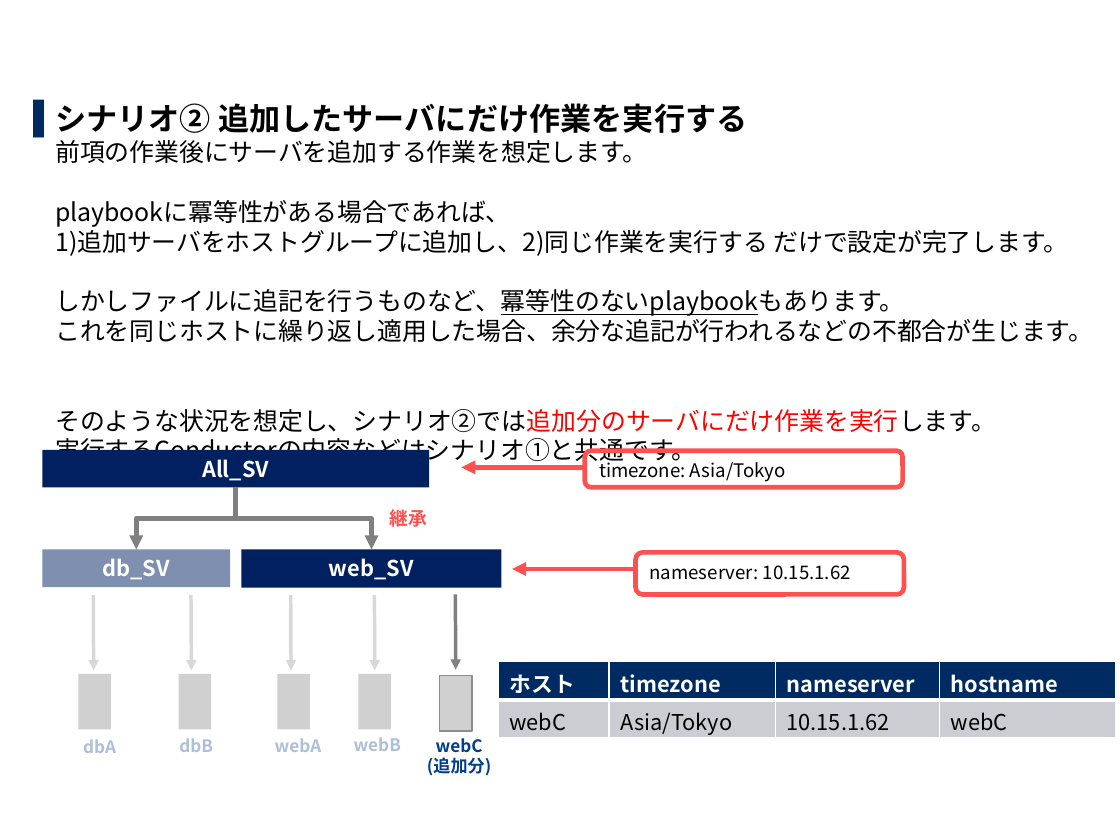
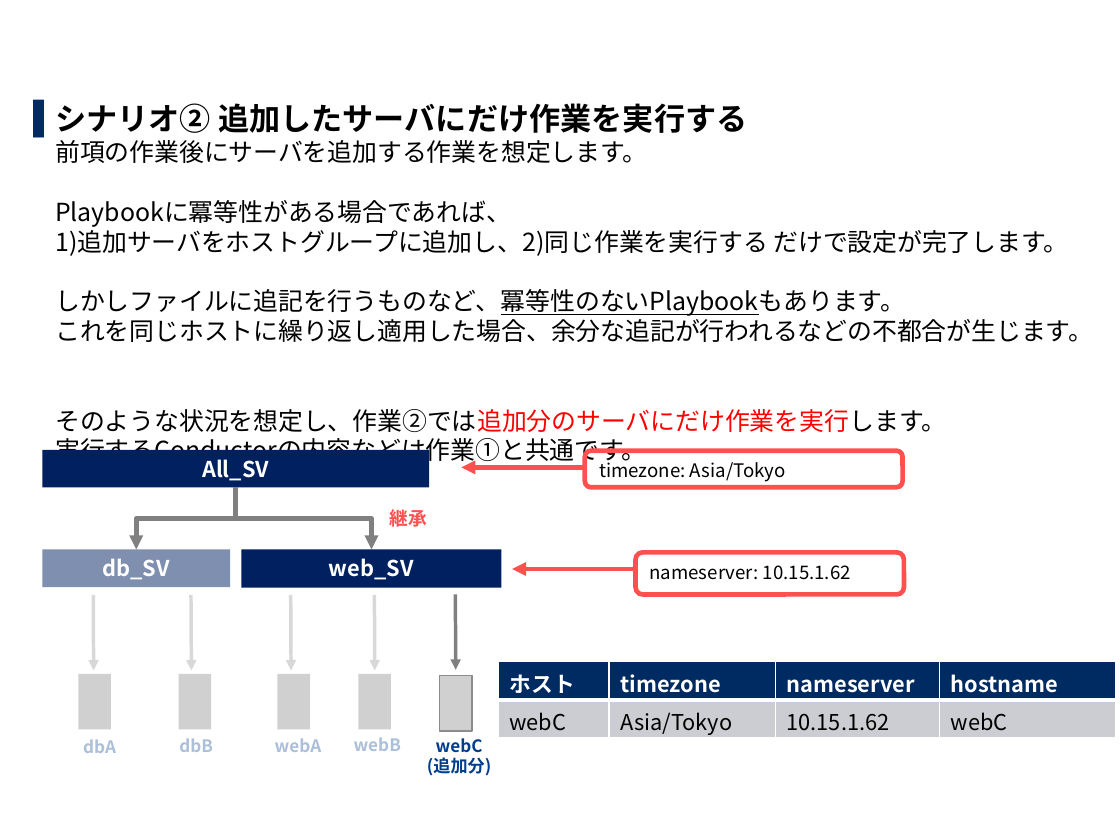
Before and after one commit to exastro-suite/it-automation-docs, a slide deck: slide 7 of asset/Learn_ja/ITA-hg-ps_practice_ja.pptx. Drawn at 1120x840 pixels with LibreOffice and Linux fonts; fonts in the diff are those of the drawing; grey boxes stand for pictures; background and template pictures are left out. Boxes give left, top, right and bottom in pixels: in the first picture for what was removed or moved away, otherwise in the second. Text is boxed around its words. In the diff, an @@ line names an element or a change of style, - is before the commit and + after.

```diff
--- a/asset/Learn_ja/ITA-hg-ps_practice_ja.pptx
+++ b/asset/Learn_ja/ITA-hg-ps_practice_ja.pptx
@@ text at box(55, 103, 1093, 466): text changed @@
-▌ シナリオ② 追加したサーバにだけ作業を実行する
-  前項の作業後にサーバを追加する作業を想定します。
-  playbookに冪等性がある場合であれば、
-  1)追加サーバをホストグループに追加し、2)同じ作業を実行する だけで設定が完了します。
-  しかしファイルに追記を行うものなど、冪等性のないplaybookもあります。
-  これを同じホストに繰り返し適用した場合、余分な追記が行われるなどの不都合が生じます。
-  そのような状況を想定し、シナリオ②では追加分のサーバにだけ作業を実行します。
-  実行するConductorの内容などはシナリオ①と共通です。
+▌ シナリオ② 追加したサーバにだけ作業を実行する
+  前項の作業後にサーバを追加する作業を想定します。
+  Playbookに冪等性がある場合であれば、
+  1)追加サーバをホストグループに追加し、2)同じ作業を実行する だけで設定が完了します。
+  しかしファイルに追記を行うものなど、冪等性のないPlaybookもあります。
+  これを同じホストに繰り返し適用した場合、余分な追記が行われるなどの不都合が生じます。
+  そのような状況を想定し、作業②では追加分のサーバにだけ作業を実行します。
+  実行するConductorの内容などは作業①と共通です。
```
Also in this commit, not shown: 36 other slides changed, 2 slides added, 3 slides removed, 1 other file.
